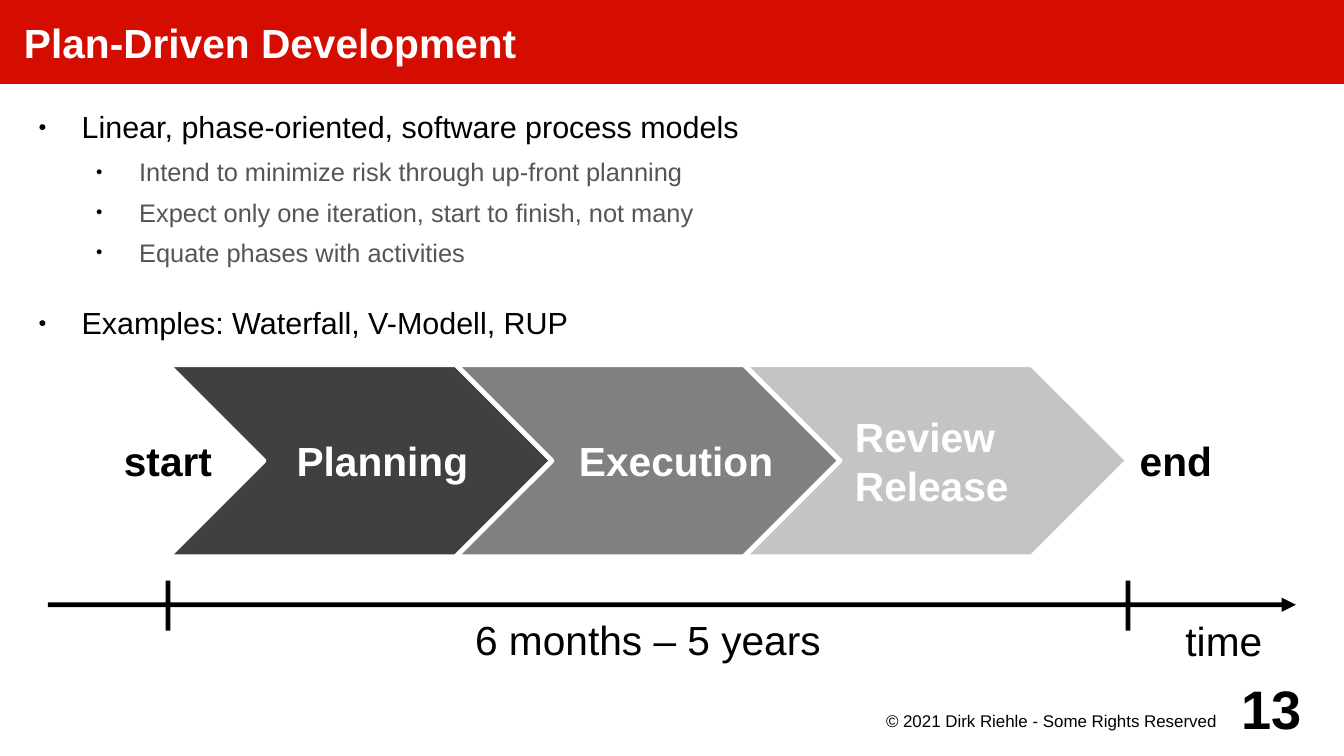
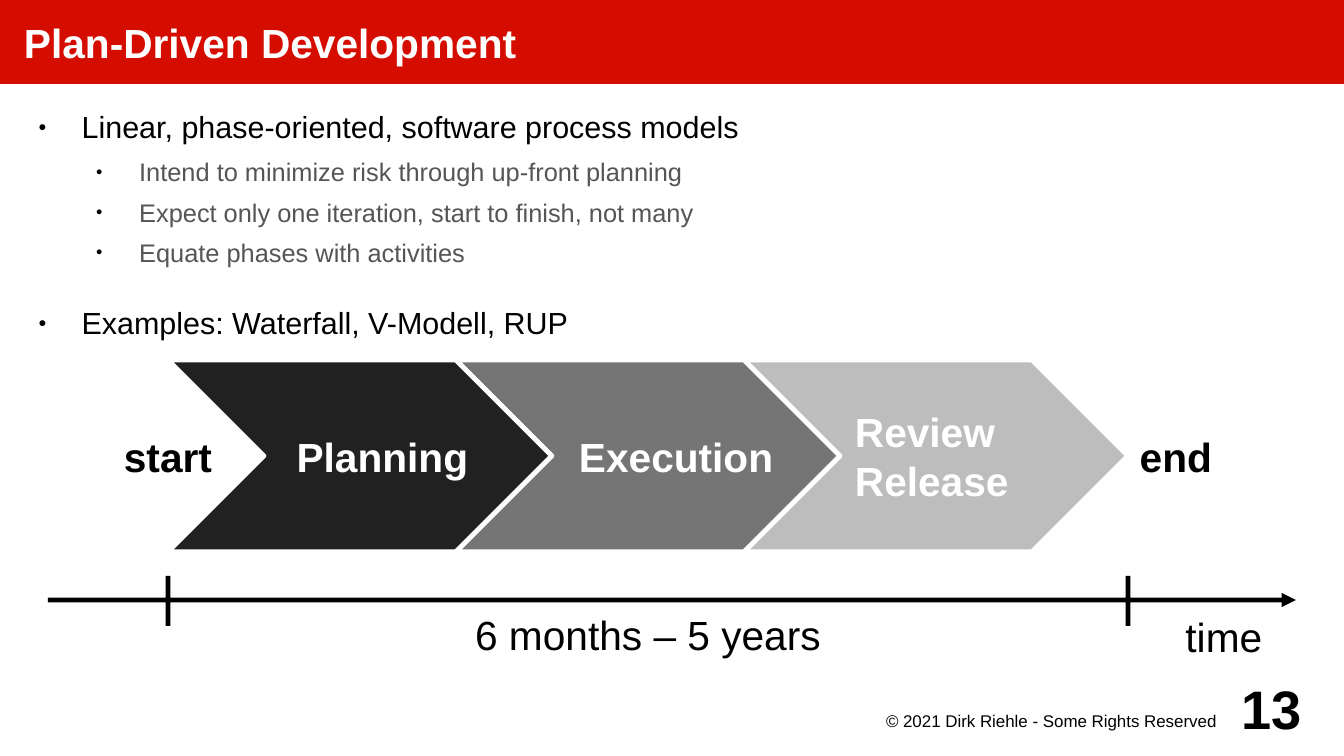
Before and after one commit to dirkriehle/amos-course, a slide deck: slide 13 of Lecture slides/AMOS C02 - Three Process Models.odp. Drawn at 1344x756 pixels with LibreOffice and Linux fonts; fonts in the diff are those of the drawing. Boxes give left, top, right and bottom in pixels: in the first picture for what was removed or moved away, otherwise in the second. Text is boxed around its words. In the diff, an @@ line names an element or a change of style, - is before the commit and + after.

```diff
--- a/Lecture slides/AMOS C02 - Three Process Models.odp
+++ b/Lecture slides/AMOS C02 - Three Process Models.odp
@@ freeform shape "Planning" at (x1=168, y1=360, x2=552, y2=551): fill #404040 to #212121 @@
@@ freeform shape "Execution" at (x1=456, y1=360, x2=840, y2=551): fill #808080 to #757575 @@
@@ freeform shape "Review Release" at (x1=744, y1=360, x2=1128, y2=551): fill #C4C4C4 to #BDBDBD @@
@@ 4 texts, 3 freeform shapes, 2 lines, 1 arrow moved together from (x1=48, y1=365, x2=1296, y2=663) to (x1=48, y1=360, x2=1296, y2=658) @@
```
Also in this commit, not shown: 10 other slides changed, 2 slides added, 6 other files.
